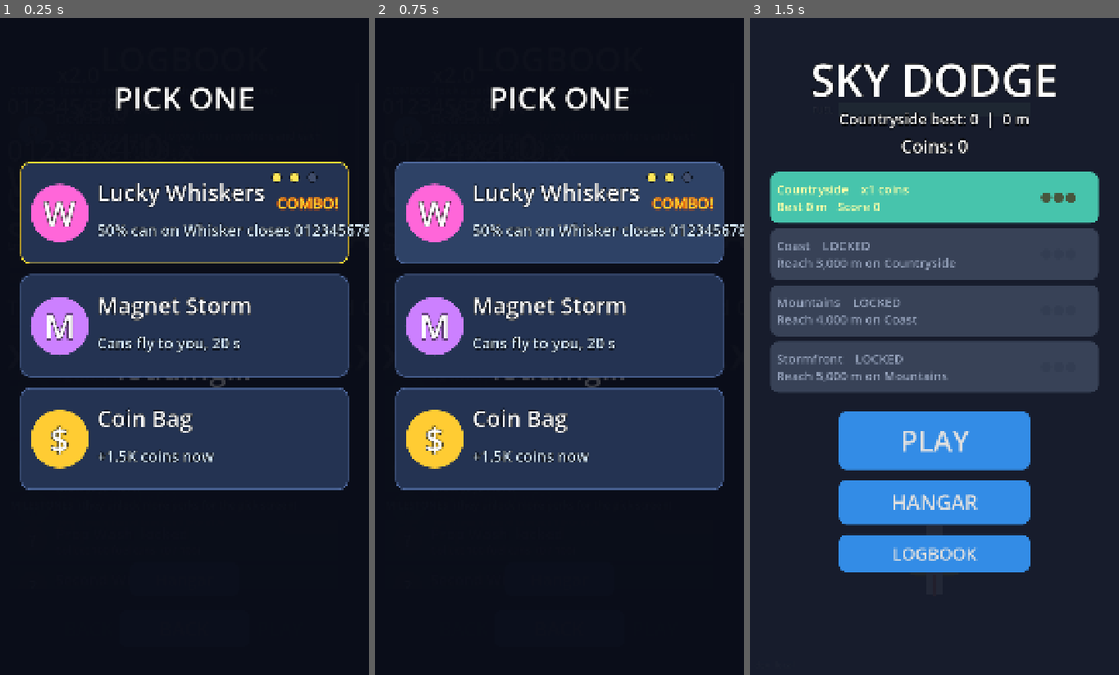
Above: before the commit, frames 1-3 (left to right).
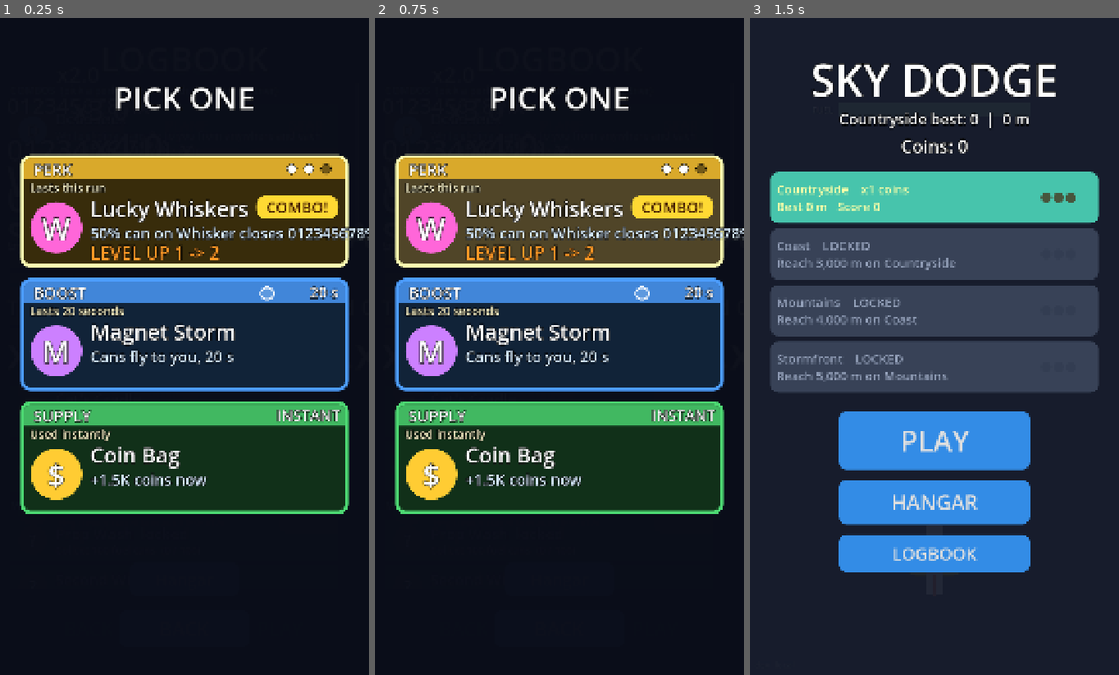
Above: after the commit, the same moments.

Repository: Hotshotted/sky-dodge
Game: Godot game, scene res://scenes/main.tscn
Same seed, same stepped clock (60 frames per second), same inputs: the game is played once before the commit and once after it.
Inputs (mouse positions are in pixels of both pictures, inside the frame that each line leads up to):
- Up to frame 1 (0.25 s): no input
- Up to frame 2 (0.75 s): click (559, 208) at 0.5 s, where only the run after the commit has a clickable "Lasts this run"
- Up to frame 3 (1.5 s): click (934, 333) at 1.25 s, where only the run after the commit has a clickable "Lasts 20 seconds"

The runs differ from the first frame. In frame 1, 47% of the frame differs, in the area x 5-100%, y 20-76%; in frame 2, 47%; in frame 3, nothing differs.

Commit message:
Pick cards: PERK (gold) / BOOST (blue, stopwatch + duration) / SUPPLY (green, INSTANT) frames and banners, LEVEL UP n -> m, one-line explainers the first time each kind appears, at least one perk in every set
Co-Authored-By: Claude Sonnet 5.5 <noreply@anthropic.com>
Claude-Session: https://claude.ai/code/session_01VXGMnPLKttRReKrjaHu4gF

Diff:
--- a/scripts/Perks.gd
+++ b/scripts/Perks.gd
@@ -115,6 +115,30 @@
 		out.append(pool[idx])
 		pool.remove_at(idx)
 		weights.remove_at(idx)
+	# Every set of cards holds at least one perk: if none came up, a weighted perk (owned ones more likely) replaces the last card.
+	var has_perk := false
+	for c in out:
+		has_perk = has_perk or c["kind"] == "perk"
+	if not has_perk and not out.is_empty():
+		var perks_pool: Array[Dictionary] = []
+		var perk_w: Array[float] = []
+		for d in Tuning.perks:
+			if perk_offered(d):
+				var lv := level(d["id"])
+				perks_pool.append(perk_card(d, lv + 1, lv > 0))
+				perk_w.append(1.0 + (Tuning.perk_owned_weight if lv > 0 else 0.0))
+		if not perks_pool.is_empty():
+			var tot := 0.0
+			for w in perk_w:
+				tot += w
+			var rv := randf() * tot
+			var pick := perks_pool.size() - 1
+			for i in perks_pool.size():
+				rv -= perk_w[i]
+				if rv <= 0.0:
+					pick = i
+					break
+			out[out.size() - 1] = perks_pool[pick]
 	return out
 
 func perk_card(d: Dictionary, new_level: int, owned: bool) -> Dictionary:
--- a/scripts/PickScreen.gd
+++ b/scripts/PickScreen.gd
@@ -8,7 +8,11 @@
 
 const CARDS := 3
 const CARD_W := 960.0
-const CARD_H := 300.0
+const CARD_H := 330.0
+const FRAME := 10.0        # the coloured frame: gold = PERK, blue = BOOST, green = SUPPLY
+const BANNER_H := 62.0
+const KIND_COLORS := {"perk": Color(1.0, 0.78, 0.2), "boost": Color(0.3, 0.62, 1.0), "supply": Color(0.3, 0.85, 0.45)}
+const KIND_NAMES := {"perk": "PERK", "boost": "BOOST", "supply": "SUPPLY"}
 const SLIDE_TIME := 0.15  # the cards slide in fast: all three are in place in about 0.19 s
 const STAGGER := 0.02
 const ARM_TIME := 0.22    # a tap this soon after they appear is ignored (the one that was already on its way); after that ONE tap picks
@@ -43,31 +47,23 @@
 		for state in ["normal", "hover", "pressed", "disabled", "focus"]:
 			var sb := StyleBoxFlat.new()
 			sb.set_corner_radius_all(28)
-			sb.bg_color = {"normal": Color(0.14, 0.2, 0.32), "hover": Color(0.18, 0.26, 0.4), "pressed": Color(0.24, 0.34, 0.52), "disabled": Color(0.14, 0.2, 0.32), "focus": Color(0.14, 0.2, 0.32)}[state]
-			sb.border_width_left = 4
-			sb.border_width_right = 4
-			sb.border_width_top = 4
-			sb.border_width_bottom = 4
-			sb.border_color = Color(0.3, 0.4, 0.6)
-			b.add_theme_stylebox_override(state, sb)
+			sb.set_border_width_all(FRAME)
+			b.add_theme_stylebox_override(state, sb)   # (colours are set per card kind in show_cards)
 		b.pressed.connect(func(): _on_card(i))
 		_root.add_child(b)
 		_cards.append(b)
-		var icon := Panel.new()
-		var isb := StyleBoxFlat.new()
-		isb.set_corner_radius_all(85)
-		icon.add_theme_stylebox_override("panel", isb)
-		icon.position = Vector2(30, 65)
-		icon.size = Vector2(170, 170)
-		icon.mouse_filter = Control.MOUSE_FILTER_IGNORE
-		b.add_child(icon)
-		var glyph := _label("", 100, 30, 65, 170, 170, HORIZONTAL_ALIGNMENT_CENTER)
-		b.add_child(glyph)
-		var nm := _label("", 66, 225, 40, 700, 100, HORIZONTAL_ALIGNMENT_LEFT)
-		b.add_child(nm)
-		var tag := _label("", 1, 0, 0, 1, 1, HORIZONTAL_ALIGNMENT_LEFT)   # (kept so the card parts stay the same; unused)
-		tag.visible = false
-		b.add_child(tag)
+		# The banner across the top: PERK / BOOST / SUPPLY on the kind's colour, with its own facts on the right.
+		var banner := Panel.new()
+		var bsb := StyleBoxFlat.new()
+		bsb.corner_radius_top_left = 20
+		bsb.corner_radius_top_right = 20
+		banner.add_theme_stylebox_override("panel", bsb)
+		banner.position = Vector2(FRAME, FRAME)
+		banner.size = Vector2(CARD_W - 2.0 * FRAME, BANNER_H)
+		banner.mouse_filter = Control.MOUSE_FILTER_IGNORE
+		b.add_child(banner)
+		var kind_label := _label("PERK", 46, 28, 0, 300, BANNER_H, HORIZONTAL_ALIGNMENT_LEFT)
+		banner.add_child(kind_label)
 		var pips: Array[Panel] = []
 		for k in 3:
 			var pip := Panel.new()
@@ -76,20 +72,75 @@
 			psb.set_border_width_all(3)
 			psb.border_color = Color(0, 0, 0, 0.6)
 			pip.add_theme_stylebox_override("panel", psb)
-			pip.position = Vector2(CARD_W - 70.0 - 52.0 * (3 - k), 30)
+			pip.position = Vector2(CARD_W - 2.0 * FRAME - 40.0 - 50.0 * (2 - k) - 32.0, (BANNER_H - 32.0) * 0.5)
 			pip.size = Vector2(32, 32)
 			pip.mouse_filter = Control.MOUSE_FILTER_IGNORE
-			b.add_child(pip)
+			banner.add_child(pip)
 			pips.append(pip)
-		var line := _label("", 44, 225, 155, CARD_W - 250.0, 90, HORIZONTAL_ALIGNMENT_LEFT)
+		# a stopwatch (boosts) with the time it lasts, and INSTANT (supplies)
+		var watch := Control.new()
+		watch.position = Vector2(CARD_W - 2.0 * FRAME - 250.0, (BANNER_H - 44.0) * 0.5)
+		watch.size = Vector2(44, 44)
+		watch.mouse_filter = Control.MOUSE_FILTER_IGNORE
+		var face := Panel.new()
+		var fsb := StyleBoxFlat.new()
+		fsb.set_corner_radius_all(22)
+		fsb.bg_color = Color(1, 1, 1, 0.15)
+		fsb.set_border_width_all(5)
+		fsb.border_color = Color.WHITE
+		face.add_theme_stylebox_override("panel", fsb)
+		face.position = Vector2(0, 6)
+		face.size = Vector2(44, 40)
+		face.mouse_filter = Control.MOUSE_FILTER_IGNORE
+		watch.add_child(face)
+		for hand in [[Vector2(20, 12), Vector2(4, 14)], [Vector2(20, 24), Vector2(12, 4)], [Vector2(15, 0), Vector2(14, 6)]]:   # minute hand, hour hand, the button on top
+			var hp := Panel.new()
+			var hsb := StyleBoxFlat.new()
+			hsb.bg_color = Color.WHITE
+			hp.add_theme_stylebox_override("panel", hsb)
+			hp.position = hand[0]
+			hp.size = hand[1]
+			hp.mouse_filter = Control.MOUSE_FILTER_IGNORE
+			watch.add_child(hp)
+		banner.add_child(watch)
+		var tag := _label("", 44, CARD_W - 2.0 * FRAME - 200.0, 0, 180, BANNER_H, HORIZONTAL_ALIGNMENT_RIGHT)   # "20 s" / "INSTANT"
+		banner.add_child(tag)
+		# the one-line explainer under the banner (the first time each kind shows up)
+		var explain := _label("", 34, 28, BANNER_H + FRAME, CARD_W - 56.0, 44, HORIZONTAL_ALIGNMENT_LEFT)
+		explain.add_theme_color_override("font_color", Color(1.0, 0.97, 0.8))
+		b.add_child(explain)
+		var icon := Panel.new()
+		var isb := StyleBoxFlat.new()
+		isb.set_corner_radius_all(75)
+		icon.add_theme_stylebox_override("panel", isb)
+		icon.position = Vector2(30, 138)
+		icon.size = Vector2(150, 150)
+		icon.mouse_filter = Control.MOUSE_FILTER_IGNORE
+		b.add_child(icon)
+		var glyph := _label("", 90, 30, 138, 150, 150, HORIZONTAL_ALIGNMENT_CENTER)
+		b.add_child(glyph)
+		var nm := _label("", 62, 205, 112, 520, 90, HORIZONTAL_ALIGNMENT_LEFT)
+		b.add_child(nm)
+		var line := _label("", 44, 205, 198, CARD_W - 230.0, 60, HORIZONTAL_ALIGNMENT_LEFT)
 		line.add_theme_color_override("font_color", Color(0.85, 0.93, 1.0))
 		b.add_child(line)
-		var combo := _label("COMBO!", 44, CARD_W - 330.0, 90, 300, 60, HORIZONTAL_ALIGNMENT_RIGHT)
-		combo.add_theme_color_override("font_color", Color(1.0, 0.85, 0.2))
-		combo.add_theme_color_override("font_outline_color", Color(0.9, 0.3, 0.0))
+		var level_up := _label("", 52, 205, 250, 600, 62, HORIZONTAL_ALIGNMENT_LEFT)   # "LEVEL UP 2 -> 3"
+		level_up.add_theme_color_override("font_color", Color(1.0, 0.6, 0.15))
+		b.add_child(level_up)
+		var combo := _label("COMBO!", 44, CARD_W - 270.0, 118, 240, 70, HORIZONTAL_ALIGNMENT_CENTER)
+		var csb := StyleBoxFlat.new()   # a pill: it reads even before the word does
+		csb.bg_color = Color(1.0, 0.85, 0.2)
+		csb.set_corner_radius_all(30)
+		combo.add_theme_stylebox_override("normal", csb)
+		combo.add_theme_color_override("font_color", Color(0.25, 0.1, 0.0))
+		combo.add_theme_constant_override("outline_size", 0)
 		combo.visible = false
 		b.add_child(combo)
-		_parts.append({"icon": icon, "isb": isb, "glyph": glyph, "name": nm, "tag": tag, "pips": pips, "line": line, "combo": combo})
+		var tag_unused := _label("", 1, 0, 0, 1, 1, HORIZONTAL_ALIGNMENT_LEFT)   # (kept so the card parts stay the same; unused)
+		tag_unused.visible = false
+		b.add_child(tag_unused)
+		_parts.append({"icon": icon, "isb": isb, "glyph": glyph, "name": nm, "tag": tag, "pips": pips, "line": line, "combo": combo,
+				"banner": banner, "bsb": bsb, "kind": kind_label, "watch": watch, "explain": explain, "level_up": level_up})
 
 func _label(text: String, size: int, x: float, y: float, w: float, h: float, align: HorizontalAlignment) -> Label:
 	var l := Label.new()
@@ -104,8 +155,18 @@
 	l.mouse_filter = Control.MOUSE_FILTER_IGNORE
 	return l
 
+## The one-line explanation of each kind of card (shown the first time that kind appears).
+static func explainer(kind: String) -> String:
+	match kind:
+		"perk":
+			return "Lasts this run"
+		"boost":
+			return "Lasts %d seconds" % int(Tuning.boost_time)
+	return "Used instantly"
+
 ## Fill the cards from a roll (see Perks.roll) and slide them in. `combos` marks cards that would complete a combo.
-func show_cards(cards: Array[Dictionary], combos: Array = []) -> void:
+## `first_time`: kinds explained so far are remembered in the save (the prewarm passes false and shows every explainer).
+func show_cards(cards: Array[Dictionary], combos: Array = [], remember: bool = true) -> void:
 	for i in CARDS:
 		var b := _cards[i]
 		b.visible = i < cards.size()
@@ -113,20 +174,41 @@
 			continue
 		var c := cards[i]
 		var p := _parts[i]
+		var kind: String = c["kind"]
+		var kc: Color = KIND_COLORS[kind]
 		(p["isb"] as StyleBoxFlat).bg_color = c["color"]
 		(p["glyph"] as Label).text = c["glyph"]
 		(p["name"] as Label).text = c["name"]
 		(p["line"] as Label).text = c["line"]
+		# the kind, readable at a glance: frame, banner and its facts
+		(p["bsb"] as StyleBoxFlat).bg_color = kc.darkened(0.15)
+		(p["kind"] as Label).text = KIND_NAMES[kind]
+		var is_combo: bool = i < combos.size() and combos[i] != ""
+		for state in ["normal", "hover", "pressed", "disabled", "focus"]:
+			var sb := b.get_theme_stylebox(state) as StyleBoxFlat
+			var base := kc.darkened(0.78)
+			sb.bg_color = base.lightened(0.12) if state == "hover" else (base.lightened(0.25) if state == "pressed" else base)
+			sb.border_color = Color(1.0, 1.0, 0.7) if is_combo else kc
 		for k in 3:
 			var pip := (p["pips"] as Array)[k] as Panel
-			pip.visible = c["kind"] == "perk"
-			(pip.get_theme_stylebox("panel") as StyleBoxFlat).bg_color = Color(1.0, 0.9, 0.35) if k < int(c["level"]) else Color(0.25, 0.3, 0.42)
-		var is_combo: bool = i < combos.size() and combos[i] != ""
+			pip.visible = kind == "perk"
+			(pip.get_theme_stylebox("panel") as StyleBoxFlat).bg_color = Color.WHITE if k < int(c["level"]) else kc.darkened(0.55)
+		(p["watch"] as Control).visible = kind == "boost"
+		var tag := p["tag"] as Label
+		tag.visible = kind != "perk"
+		tag.text = ("%d s" % int(Tuning.boost_time)) if kind == "boost" else "INSTANT"
+		var level_up := p["level_up"] as Label
+		level_up.visible = kind == "perk" and bool(c["owned"])
+		level_up.text = "LEVEL UP %d -> %d" % [int(c["level"]) - 1, int(c["level"])] if level_up.visible else ""
+		var explain := p["explain"] as Label
+		var show_it: bool = not remember or not Save.was_explained(kind)
+		explain.visible = show_it
+		explain.text = explainer(kind) if show_it else ""
+		if remember and show_it:
+			Save.mark_explained(kind)
 		(p["combo"] as Label).visible = is_combo
 		(p["combo"] as Label).text = "COMBO!" if is_combo else ""
-		var border := (b.get_theme_stylebox("normal") as StyleBoxFlat)
-		border.border_color = Color(1.0, 0.85, 0.2) if is_combo else Color(0.3, 0.4, 0.6)
-		b.position = Vector2(1200.0, 420.0 + (CARD_H + 30.0) * i)
+		b.position = Vector2(1200.0, 400.0 + (CARD_H + 30.0) * i)
 	_born_ms = Time.get_ticks_msec()
 	shown = true
 	_root.visible = true
@@ -156,7 +238,7 @@
 		{"kind": "boost", "id": "x", "name": "Magnet Storm", "glyph": "M", "color": Color(0.8, 0.5, 1.0), "line": "Cans fly to you, 20 s", "level": 0, "owned": false},
 		{"kind": "supply", "id": "x", "name": "Coin Bag", "glyph": "$", "color": Color(1.0, 0.8, 0.2), "line": "+1.5K coins now", "level": 0, "owned": false},
 	]
-	show_cards(sample, ["Combo", "", ""])
+	show_cards(sample, ["Combo", "", ""], false)
 	for b in _cards:
 		b.position.x = (1080.0 - CARD_W) * 0.5
 	_born_ms = -100000   # (skip the slide)
--- a/scripts/Save.gd
+++ b/scripts/Save.gd
@@ -25,6 +25,7 @@
 var selected_map := 0
 var combos_found := {}              # combo id -> true (the Logbook shows them)
 var milestones := {}                # milestone id -> true (unlocks perks etc.)
+var explained := {}                 # pick-card kinds (perk / boost / supply) whose one-line explainer has been shown
 var map_stats := {}                 # map id -> {"best_distance": meters, "best_score": coins, "medals": 0..3 earned}
 
 func _ready() -> void:
@@ -42,6 +43,7 @@
 	maps_unlocked = [true, false, false, false]
 	selected_map = 0
 	milestones = {}
+	explained = {}
 	combos_found = {}
 	map_stats = {}
 	for m in Tuning.maps:
@@ -113,6 +115,11 @@
 		for k in mi:
 			if bool(mi[k]):
 				milestones[String(k)] = true
+	var ex: Variant = d.get("explained", {})
+	if ex is Dictionary:
+		for k in ex:
+			if bool(ex[k]):
+				explained[String(k)] = true
 	var cf: Variant = d.get("combos_found", {})
 	if cf is Dictionary:
 		for k in cf:
@@ -139,7 +146,16 @@
 func to_dict() -> Dictionary:
 	return {"version": VERSION, "high_score": high_score, "coins": coins, "levels": levels.duplicate(),
 			"slots": slots, "loadout": loadout.duplicate(), "stats": stats.duplicate(),
-			"milestones": milestones.duplicate(), "combos_found": combos_found.duplicate(), "maps_unlocked": maps_unlocked.duplicate(), "selected_map": selected_map, "map_stats": map_stats.duplicate(true)}
+			"milestones": milestones.duplicate(), "explained": explained.duplicate(), "combos_found": combos_found.duplicate(), "maps_unlocked": maps_unlocked.duplicate(), "selected_map": selected_map, "map_stats": map_stats.duplicate(true)}
+
+func was_explained(kind: String) -> bool:
+	return bool(explained.get(kind, false))
+
+## The one-line explainer of a card kind has been shown: remember it (saved).
+func mark_explained(kind: String) -> void:
+	if not was_explained(kind):
+		explained[kind] = true
+		save_game()
 
 func save_game() -> void:
 	var f := FileAccess.open(path, FileAccess.WRITE)
--- a/tests/smoke_test.gd
+++ b/tests/smoke_test.gd
@@ -84,6 +84,12 @@
 			break
 	kit.release_all()
 	return {"hit": hit, "event": ev}
+
+func _cards_of(list: Array) -> Array[Dictionary]:
+	var out: Array[Dictionary] = []
+	for c in list:
+		out.append(c)
+	return out
 
 func real_wait(sec: float) -> void:
 	var t0 := Time.get_ticks_msec()
@@ -1780,7 +1786,7 @@
 	main.pick_screen.show_cards(two_cards, ["Combo", ""])
 	var pips_lit := 0
 	for pip in main.pick_screen._parts[0]["pips"]:
-		pips_lit += int((pip.get_theme_stylebox("panel") as StyleBoxFlat).bg_color.is_equal_approx(Color(1.0, 0.9, 0.35)))
+		pips_lit += int((pip.get_theme_stylebox("panel") as StyleBoxFlat).bg_color.is_equal_approx(Color.WHITE))
 	check(pips_lit == 3 and main.pick_screen._parts[0]["line"].text == "+60 coins per can" and main.pick_screen._parts[0]["combo"].visible and not main.pick_screen._parts[1]["combo"].visible,
 			"a card is a big icon, a name, ONE short line (\"%s\") and level pips; a combo card is highlighted" % main.pick_screen._parts[0]["line"].text)
 	main.pick_screen.hide_cards()
@@ -3312,6 +3318,69 @@
 	main.spawner.kit_enabled = false
 	main.spawner.apply_map(0)
 
+	print("11. pick cards: perk / boost / supply read at a glance")
+	var cs_pc = main.pick_screen
+	var cs_save = root.get_node("Save")
+	cs_save.explained = {}
+	var cs_pk = main.picks
+	cs_pk.set_perk("scavenger", 1)
+	var cs_perk: Dictionary = cs_pk.perk_card(tuning.perk_def("scavenger"), 2, true)
+	var cs_new: Dictionary = cs_pk.perk_card(tuning.perk_def("tailwind"), 1, false)
+	var cs_boost: Dictionary = {"kind": "boost", "id": "shield", "name": "Shield", "glyph": "O", "color": Color(0.4, 0.8, 1.0), "line": "One free hit, 20 s", "level": 0, "owned": false}
+	var cs_supply: Dictionary = {"kind": "supply", "id": "patch", "name": "Patch", "glyph": "+", "color": Color(1.0, 0.4, 0.4), "line": "+1 hit this run", "level": 0, "owned": false}
+	cs_pc.show_cards(_cards_of([cs_perk, cs_boost, cs_supply]), ["Combo", "", ""])
+	var cs_frames: Array[Color] = []
+	for i in 3:
+		cs_frames.append((cs_pc._cards[i].get_theme_stylebox("normal") as StyleBoxFlat).border_color)
+	check(cs_frames[1] == cs_pc.KIND_COLORS["boost"] and cs_frames[2] == cs_pc.KIND_COLORS["supply"], "boost cards have a blue frame, supply cards a green one")
+	check(cs_pc._parts[0]["kind"].text == "PERK" and cs_pc._parts[1]["kind"].text == "BOOST" and cs_pc._parts[2]["kind"].text == "SUPPLY", "each card has a PERK / BOOST / SUPPLY banner")
+	var cs_hues := [cs_pc.KIND_COLORS["perk"], cs_pc.KIND_COLORS["boost"], cs_pc.KIND_COLORS["supply"]]
+	check(cs_hues[0] != cs_hues[1] and cs_hues[1] != cs_hues[2] and cs_hues[0] != cs_hues[2] and absf(cs_hues[0].h - 0.12) < 0.06 and absf(cs_hues[1].h - 0.6) < 0.06 and absf(cs_hues[2].h - 0.38) < 0.06, "gold, blue and green are clearly different hues")
+	cs_pc.show_cards(_cards_of([cs_new, cs_boost, cs_supply]), ["", "", ""])
+	check((cs_pc._cards[0].get_theme_stylebox("normal") as StyleBoxFlat).border_color == cs_pc.KIND_COLORS["perk"], "a perk card has a gold frame (when it is not a combo)")
+	var cs_pips := 0
+	for pip in cs_pc._parts[0]["pips"]:
+		cs_pips += int(pip.visible)
+	check(cs_pips == 3 and not cs_pc._parts[1]["pips"][0].visible and not cs_pc._parts[2]["pips"][0].visible, "level pips only on perks")
+	check(cs_pc._parts[1]["watch"].visible and cs_pc._parts[1]["tag"].text == "%d s" % int(tuning.boost_time) and not cs_pc._parts[0]["watch"].visible, "a boost shows a stopwatch and how long it lasts (%s)" % cs_pc._parts[1]["tag"].text)
+	check(cs_pc._parts[2]["tag"].text == "INSTANT" and not cs_pc._parts[2]["watch"].visible, "a supply says INSTANT")
+	cs_pc.show_cards(_cards_of([cs_perk, cs_boost, cs_supply]), ["", "", ""])
+	check(cs_pc._parts[0]["level_up"].visible and cs_pc._parts[0]["level_up"].text == "LEVEL UP 1 -> 2" and not cs_pc._parts[1]["level_up"].visible, "an owned perk shows \"%s\"" % cs_pc._parts[0]["level_up"].text)
+	cs_pc.show_cards(_cards_of([cs_new, cs_boost, cs_supply]), ["Combo", "", ""])
+	check(cs_pc._parts[0]["combo"].visible and not cs_pc._parts[1]["combo"].visible and (cs_pc._cards[0].get_theme_stylebox("normal") as StyleBoxFlat).border_color != cs_pc.KIND_COLORS["perk"], "the COMBO! highlight is kept (and stands out from the gold frame)")
+	# the explainers: once per kind, the first time it appears
+	cs_save.explained = {}
+	cs_pc.show_cards(_cards_of([cs_new, cs_boost, cs_supply]), ["", "", ""])
+	check(cs_pc._parts[0]["explain"].text == "Lasts this run" and cs_pc._parts[1]["explain"].text == "Lasts 20 seconds" and cs_pc._parts[2]["explain"].text == "Used instantly", "the first time, each kind has its one-line explainer under the banner")
+	cs_pc.show_cards(_cards_of([cs_new, cs_boost, cs_supply]), ["", "", ""])
+	check(not cs_pc._parts[0]["explain"].visible and not cs_pc._parts[1]["explain"].visible and not cs_pc._parts[2]["explain"].visible, "...and never again")
+	cs_save.explained = {}
+	cs_pc.show_cards(_cards_of([cs_boost]), [""])
+	cs_pc.show_cards(_cards_of([cs_new, cs_boost, cs_supply]), ["", "", ""])
+	check(not cs_pc._parts[1]["explain"].visible and cs_pc._parts[0]["explain"].visible and cs_pc._parts[2]["explain"].visible, "...each kind on its own first appearance")
+	cs_save.load_game()
+	check(cs_save.was_explained("boost"), "...remembered in the save")
+	cs_pc.hide_cards()
+	# every set of three has a perk, and owned perks still come up more often
+	cs_pk.reset_run() if cs_pk.has_method("reset_run") else null
+	var cs_no_perk := 0
+	var cs_owned_hits := 0
+	var cs_other_hits := 0
+	cs_pk.set_perk("scavenger", 1)
+	for i in 4000:
+		var roll_cards: Array[Dictionary] = cs_pk.roll(0.5, 3)
+		var any_perk := false
+		for c in roll_cards:
+			any_perk = any_perk or c["kind"] == "perk"
+			if c["id"] == "scavenger":
+				cs_owned_hits += 1
+			elif c["id"] == "daredevil":
+				cs_other_hits += 1
+		cs_no_perk += int(not any_perk)
+	check(cs_no_perk == 0, "every set of 3 cards includes a perk (4000 rolls)")
+	check(cs_owned_hits > cs_other_hits * 1.2, "a perk you own is offered more often (%d vs %d)" % [cs_owned_hits, cs_other_hits])
+	cs_pk.set_perk("scavenger", 0)
+
 	DirAccess.remove_absolute(ProjectSettings.globalize_path("user://smoke_test_save.json"))
 	print("")
 	if failures.is_empty():
